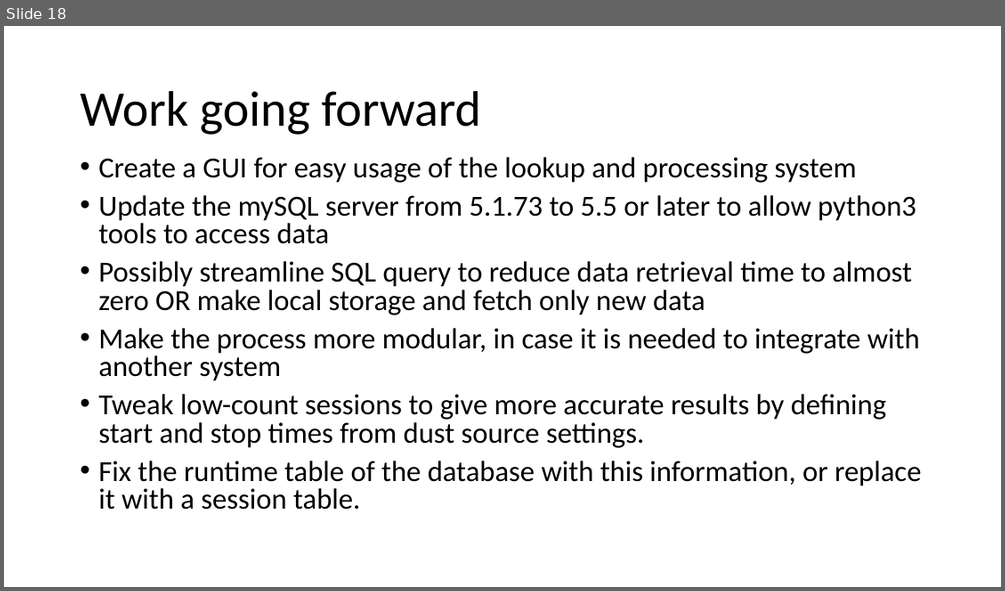
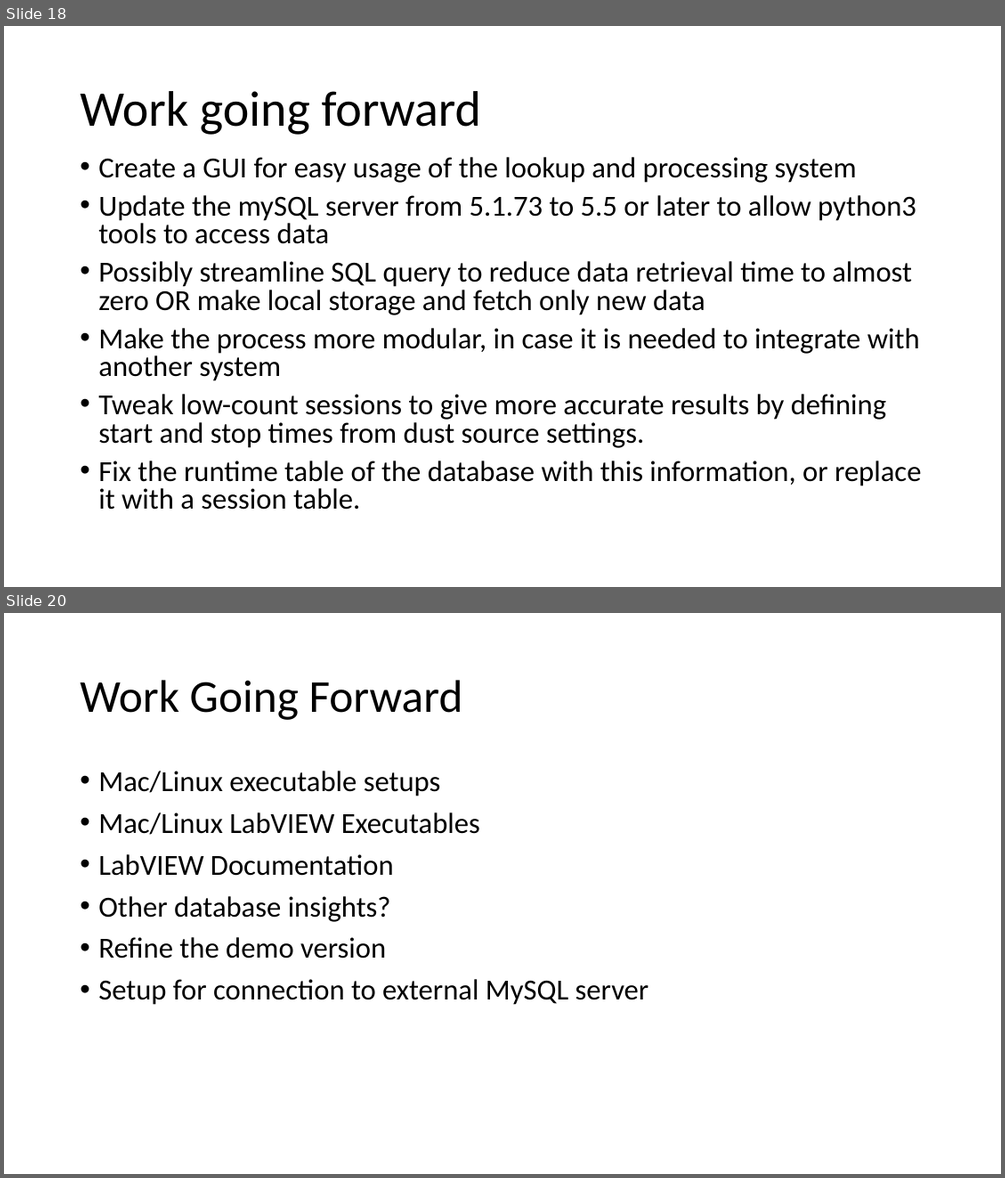
Before and after one commit to nathan-m-schneider-22/Dust-Accelerator-Database-Analysis, a slide deck: Dust_Data_Project.pptx. Shown one above the other, each under a label of ours: slide 18 before the commit, slides 18 and 20 after it; the slides between them are not shown. The pictures are 1005x591 and 1005x1178 pixels, drawn with LibreOffice and Linux fonts; fonts in the diff are those of the drawing. Boxes give left, top, right and bottom in pixels: in the first picture for what was removed or moved away, otherwise in the second. Text is boxed around its words. In the diff, an @@ line names an element or a change of style, - is before the commit and + after.

Commit message:
Post-demo

```diff
--- a/Dust_Data_Project.pptx
+++ b/Dust_Data_Project.pptx
@@ slide 20 added at bbox=[4, 613, 1001, 1174], background #FFFFFF @@
@@ title added at bbox=[80, 680, 463, 720], 44 pt, text #000000 @@
+Work Going Forward
@@ text added at bbox=[98, 771, 649, 1005], 28 pt, text #000000 @@
+• Mac/Linux executable setups
+• Mac/Linux LabVIEW Executables
+• LabVIEW Documentation
+• Other database insights?
+• Refine the demo version
+• Setup for connection to external MySQL server
```
Also in this commit, not shown: 2 other slides added, 2 other files.
